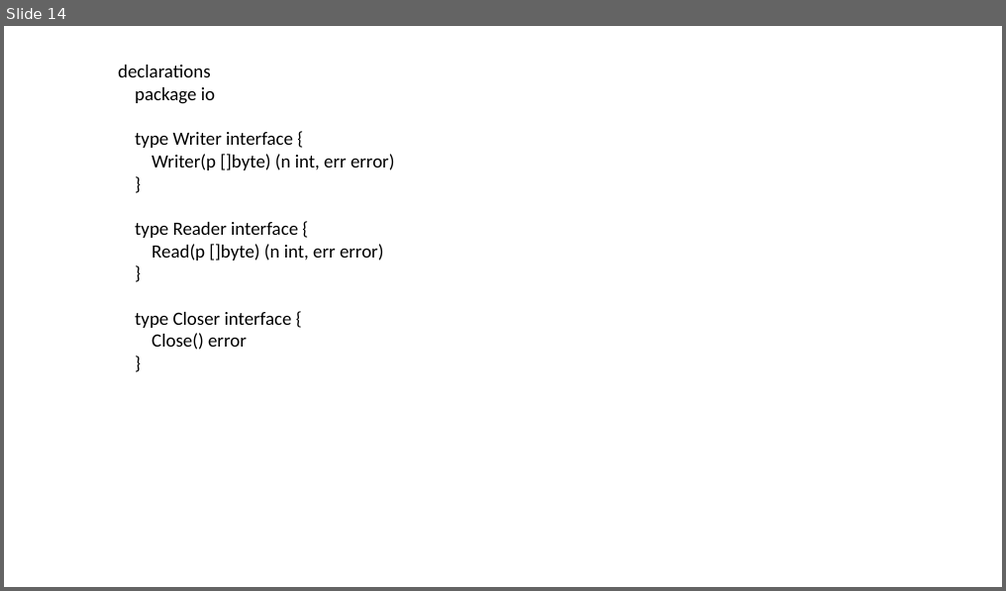
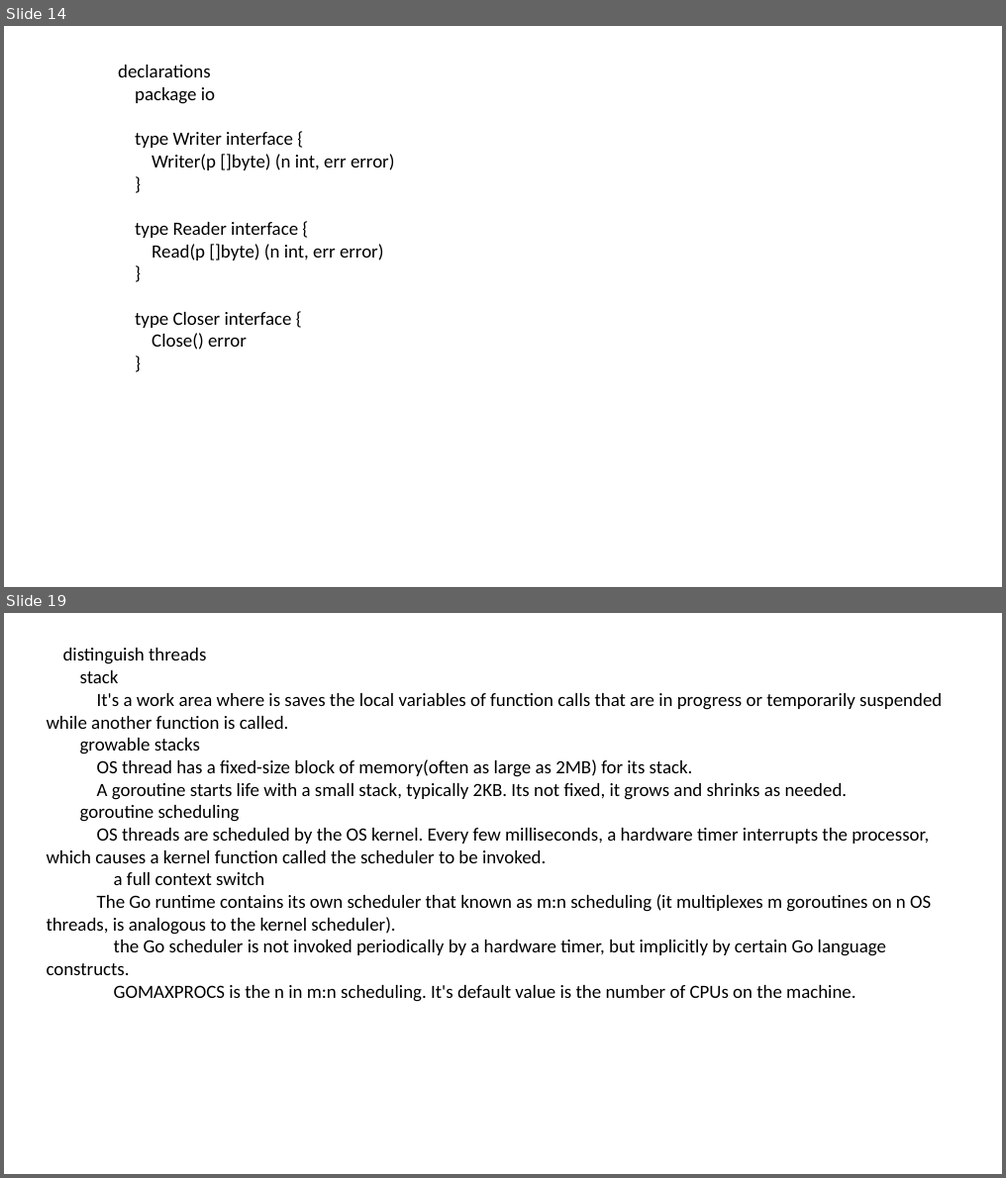
Before and after one commit to bowenchen6/golang-session, a slide deck: Go Language Sharing.pptx. Shown one above the other, each under a label of ours: slide 14 before the commit, slides 14 and 19 after it; the slides between them are not shown. The pictures are 1006x591 and 1006x1178 pixels, drawn with LibreOffice and Linux fonts; fonts in the diff are those of the drawing. Boxes give left, top, right and bottom in pixels: in the first picture for what was removed or moved away, otherwise in the second. Text is boxed around its words. In the diff, an @@ line names an element or a change of style, - is before the commit and + after.

```diff
--- a/Go Language Sharing.pptx
+++ b/Go Language Sharing.pptx
@@ slide 19 added at (x1=4, y1=613, x2=1002, y2=1174), background #FFFFFF @@
@@ text added at (x1=47, y1=648, x2=942, y2=1002), 18 pt, text #000000 @@
+distinguish threads
+stack
+It's a work area where is saves the local variables of function calls that are in progress or temporarily suspended while another function is called.
+growable stacks
+OS thread has a fixed-size block of memory(often as large as 2MB) for its stack.
+A goroutine starts life with a small stack, typically 2KB. Its not fixed, it grows and shrinks as needed.
+goroutine scheduling
+OS threads are scheduled by the OS kernel. Every few milliseconds, a hardware timer interrupts the processor, which causes a kernel function called the scheduler to be invoked.
+a full context switch
+The Go runtime contains its own scheduler that known as m:n scheduling (it multiplexes m goroutines on n OS threads, is analogous to the kernel scheduler).
+the Go scheduler is not invoked periodically by a hardware timer, but implicitly by certain Go language constructs.
+GOMAXPROCS is the n in m:n scheduling. It's default value is the number of CPUs on the machine.
```
Also in this commit, not shown: 7 other slides added, 1 slide removed.
